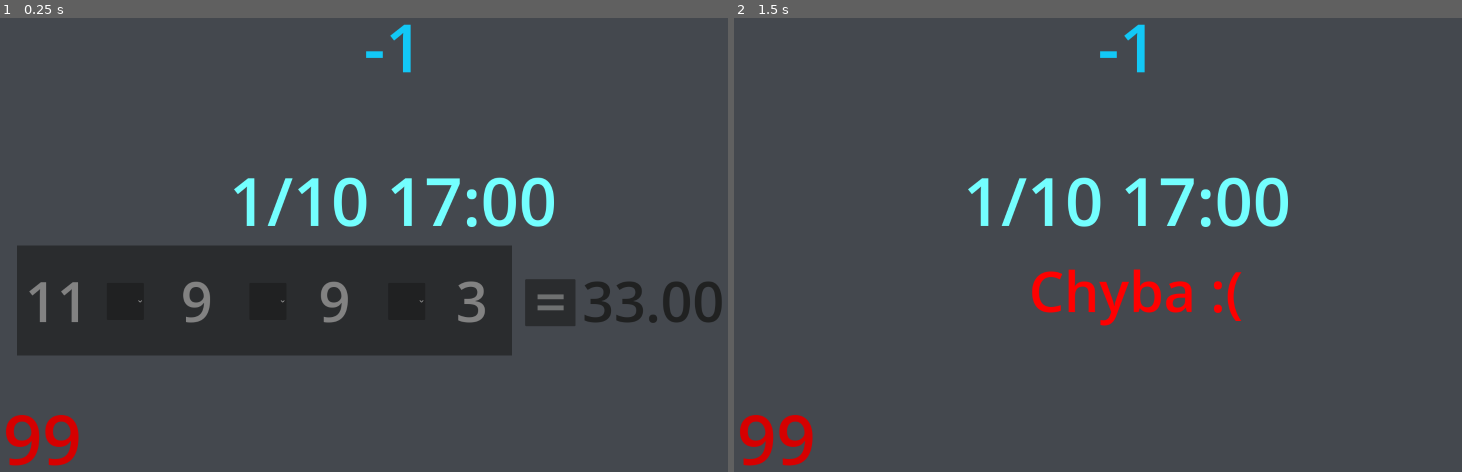
Above: before the commit, frames 1-2 (left to right).
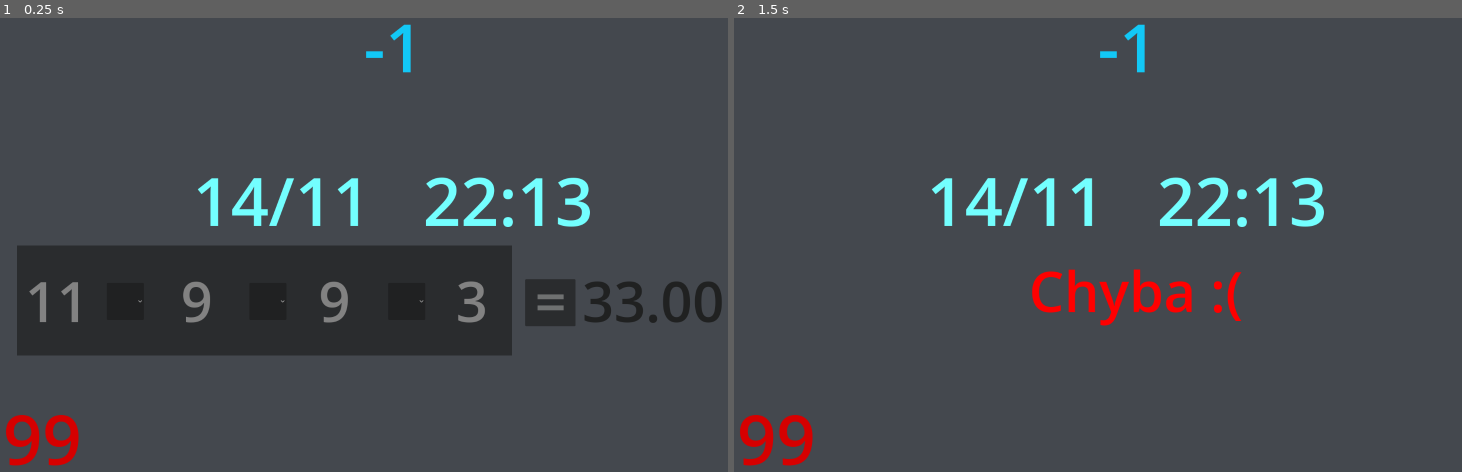
Above: after the commit, the same moments.

Repository: Tabor-Mladych-Matematiku/tmm-tunneling
Game: Godot game, scene res://math.tscn
Same seed, same stepped clock (60 frames per second), same inputs: the game is played once before the commit and once after it. This scene is started directly instead of the project's main scene.
Inputs:
- Up to frame 1 (0.25 s): no input
- Up to frame 2 (1.5 s): click "=" at 0.5 s; tap Enter at 1.25 s

The runs differ from the first frame. In frame 1, 2.2% of the frame differs, in the area x 27-82%, y 35-47%; in frame 2, 2.2%.
Error before the commit: Invalid type in function 'set_text' in base 'Label'. Cannot convert argument 1 from int to String. (res://timer_label.gd:10)

Commit message:
We fixed it (wrong wifi really)

Diff:
--- a/tunneling-client/networking.gd
+++ b/tunneling-client/networking.gd
@@ -1,6 +1,6 @@
 extends Node
 
-var address = "192.168.0.2:8080"
+var address = "192.168.0.105:8080"
 var http_request
 var login_request
 func _ready():
@@ -15,7 +15,10 @@
  	"user_id": id,
  	"password": password,
 	})
-	login_request.request("http://"+address + "/api/user/login.php", [], HTTPClient.METHOD_POST, body)
+	var adr = "http://"+address + "/api/user/login.php"
+	print(adr)
+	print(body)
+	login_request.request(adr, [], HTTPClient.METHOD_POST, body)
 
 func print_err(code:int):
 	var ErrLabel = get_tree().get_root().get_node("LoginScreen/Background/LoginContainer/ErrLabel")
@@ -25,6 +28,7 @@
 		ErrLabel.set_text("TBS našla tvůj tunel! Zkus to později.")
 
 func loginPlayer(_result, response_code, _headers, _body):
+	print(response_code)
 	if response_code == 200:
 
 		Player.login_success()
@@ -39,4 +43,4 @@
 	})
 
 
-	http_request.request(address + "/api/game/insert.php", [], HTTPClient.METHOD_POST, body)
+	http_request.request("http://"+address + "/api/game/insert.php", [], HTTPClient.METHOD_POST, body)
--- a/tunneling-client/timer_label.gd
+++ b/tunneling-client/timer_label.gd
@@ -7,7 +7,7 @@
 func _ready() -> void:
 	Player._setTimerReady()
 
-	nameLabel.set_text(Player.id)
+	nameLabel.set_text(str(Player.id))
 
 	var timeDict = Time.get_datetime_dict_from_system()
 	var minute = ""
Not shown, changed: tunneling-client/bin/Tunneling client.pck
Not shown, changed: tunneling-client/bin/Tunneling client.x86_64
